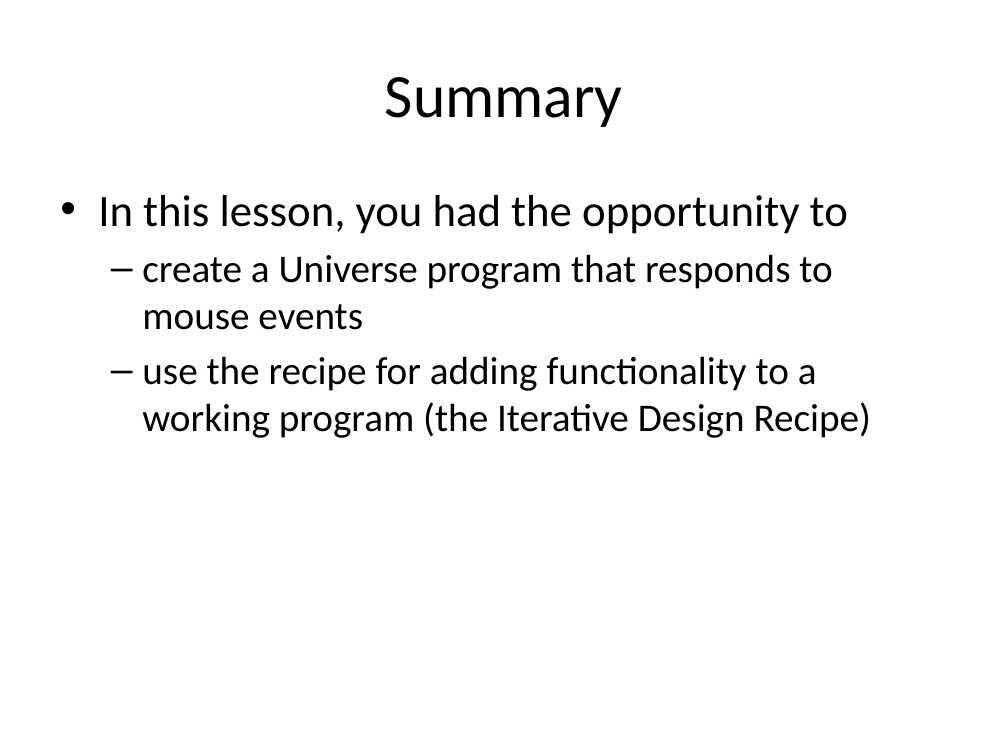
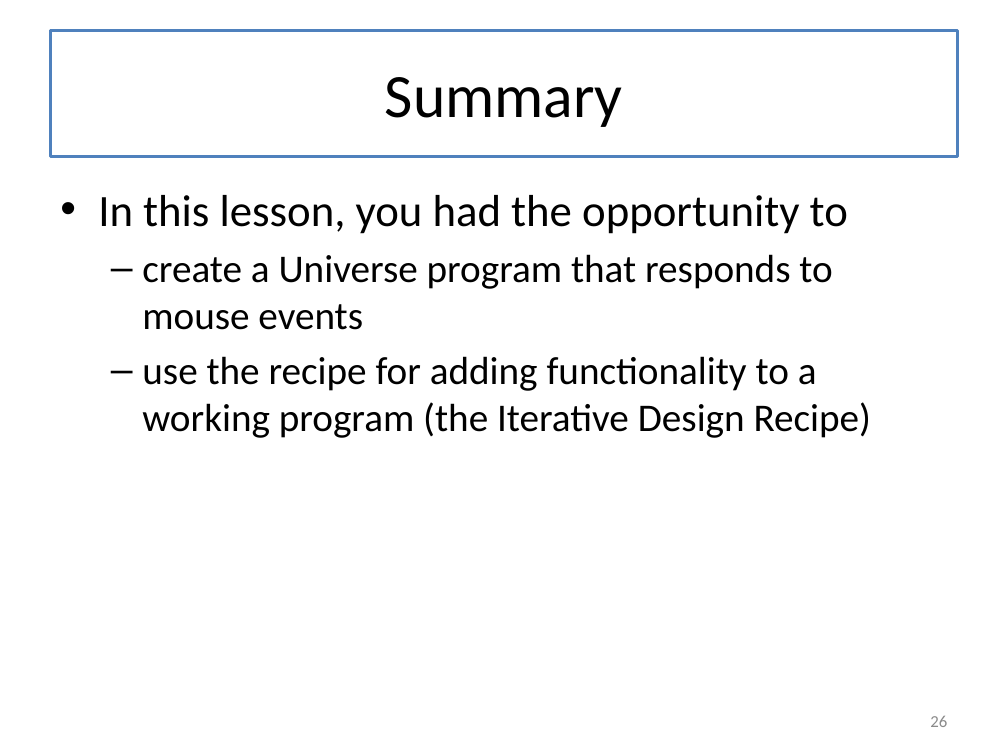
Before and after one commit to mwand/cs5010f16, a slide deck: slide 26 of Slides/Lesson 3.3 Draggable-Cat.pptx. Drawn at 1008x756 pixels with LibreOffice and Linux fonts; fonts in the diff are those of the drawing. Boxes give left, top, right and bottom in pixels: in the first picture for what was removed or moved away, otherwise in the second. Text is boxed around its words. In the diff, an @@ line names an element or a change of style, - is before the commit and + after.

```diff
--- a/Slides/Lesson 3.3 Draggable-Cat.pptx
+++ b/Slides/Lesson 3.3 Draggable-Cat.pptx
@@ title "Summary": place and size @@
-title "Summary" at box(385, 77, 623, 127)
+title "Summary" at box(50, 30, 958, 156)
@@ title "Summary" at box(50, 30, 958, 156): fill none to #FFFFFF; outline none to #4F81BD 2.25 pt @@
@@ page number added at box(930, 716, 947, 727), 12 pt, text #8C8C8C @@
+26
```
Also in this commit, not shown: 26 other slides changed, 11 other files.
